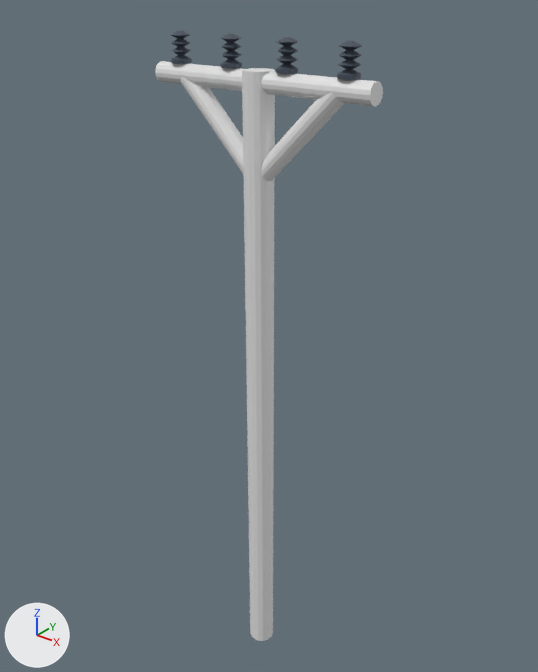
The FBX model Assets/Meshes/Powerpole.fbx, before and after one commit.
Rendered twice from a 50 mm lens placed at (4.54, -5.52, 7.78), pointed at (-0.09, 0.27, 4.19). Lighting does not change. The marker at lower left points along +X, +Y and +Z. Where no turn or scale is listed for an object, it has been applied to the vertices.

Objects in the first picture: 'powerpole', 'powerpoleSupport.001', 'powerpoleSupport.002', 'powerpoleTransformer'.
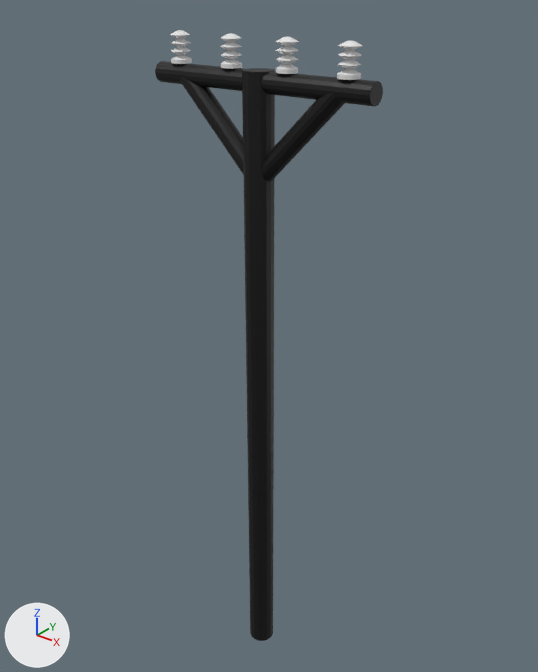
Where the newer file only moved an object's origin or applied its transform, the numbers keep the older frame.

Location of each change, [x1, y1, x2, y2] in pixels of the pictures (538 x 672 px):
'powerpole', recoloured (grey to black)
    both: [242, 68, 275, 641]
'powerpoleSupport.001', recoloured, surface changed (white to black)
    both: [155, 61, 383, 107]
'powerpoleSupport.002', recoloured (grey to black)
    both: [180, 77, 345, 181]
'powerpoleTransformer', recoloured
    both: [170, 30, 362, 80]

The change, as a diff of the scene's bpy script:
```diff
--- a/Assets/Meshes/Powerpole.fbx.py
+++ b/Assets/Meshes/Powerpole.fbx.py
@@ img_trimsheet_diffuse_rgb_metallic_a_png @@
+img_trimsheet_diffuse_rgb_metallic_a_png = load_image('trimsheet_diffuse-RGB_metallic-A.png', '../Shared/Material/Trimsheet/trimsheet_diffuse-RGB_metallic-A.png', 1024, 1024, 'sRGB')
@@ mat_trimsheet @@
+mat_trimsheet = principled_material('Trimsheet')
+mat_trimsheet.texture = img_trimsheet_diffuse_rgb_metallic_a_png
@@ me_cylinder_028 @@
 me_cylinder_028.from_pydata(...)  # 130 vertices, 144 faces; spans x -0.15..0.15, y -0.15..0.15, z 0.0..7.0
+me_cylinder_028.materials.append(mat_trimsheet)  # picture img_trimsheet_diffuse_rgb_metallic_a_png
@@ me_cylinder_029 @@
 me_cylinder_029.from_pydata(...)  # 34 vertices, 48 faces; spans x -1.25..1.25, y -0.1..0.1, z -0.1..0.1
 # used by ob_powerpolesupport_001; location = (0.0, 0.0, 6.9)
+# me_cylinder_029 part 1: texture (UV) coordinates of 48 of 48 faces, centred in x -1.25..1.25, y -0.1..0.1, z -0.1..0.1, changed; they spanned u 0.0..1.0, v 0.01..1.0 and now span u 0.95..0.95, v 0.94..0.98
+me_cylinder_029.materials.append(mat_trimsheet)  # picture img_trimsheet_diffuse_rgb_metallic_a_png
@@ me_cylinder_031 @@
 me_cylinder_031.from_pydata(...)  # 584 vertices, 640 faces; spans x -0.1..2.05, y -0.1..0.1, z -0.25..0.04
-me_cylinder_031.materials.append(mat_darkgreymetal)  # dark blue #4e5764
+me_cylinder_031.materials.append(mat_trimsheet)  # picture img_trimsheet_diffuse_rgb_metallic_a_png
@@ me_cylinder_030 @@
 me_cylinder_030.from_pydata(...)  # 66 vertices, 64 faces; spans x -0.95..0.95, y -0.1..0.1, z -0.09..0.95
+me_cylinder_030.materials.append(mat_trimsheet)  # picture img_trimsheet_diffuse_rgb_metallic_a_png
```
